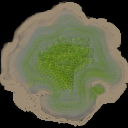
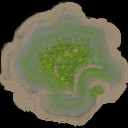
Layer changes from the first 128px x 128px image to the second:
painted on "heightmap2.png" over [13, 38, 107, 121]
